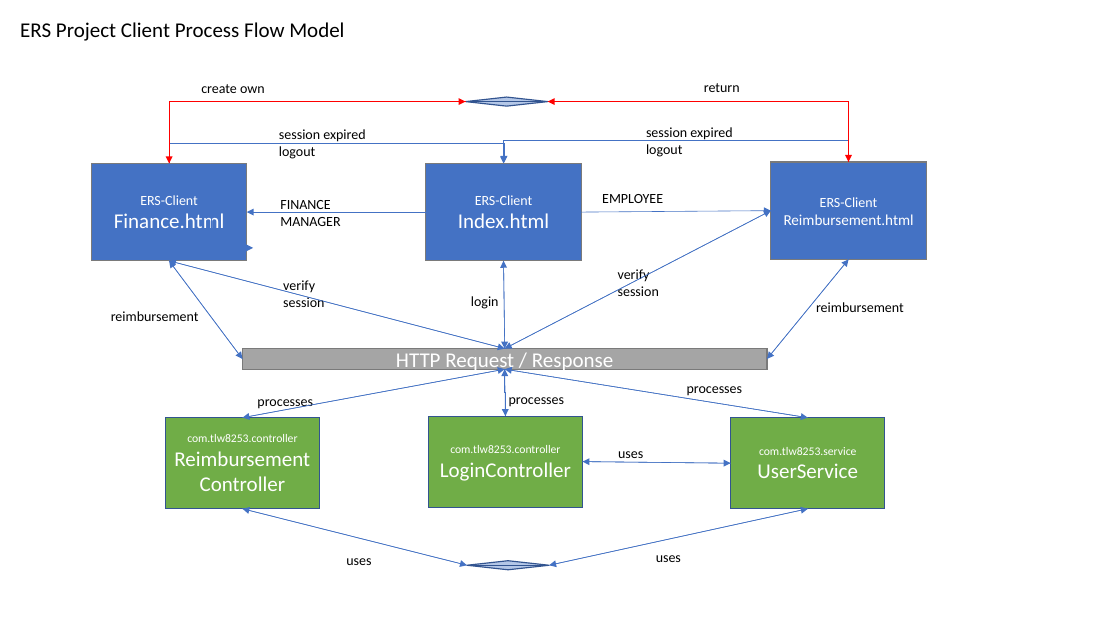
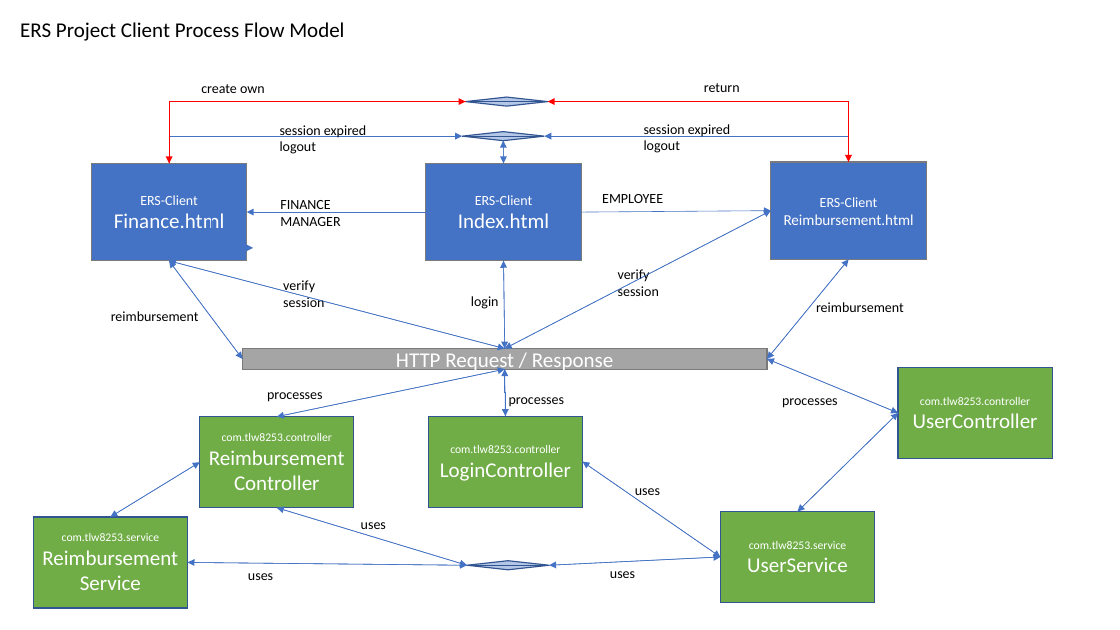
Before and after one commit to tlw8253/Expense-Reimbursement-System, a slide deck: slide 2 of docs/ERS.pptx. Drawn at 1120x630 pixels with LibreOffice and Linux fonts; fonts in the diff are those of the drawing. Boxes give left, top, right and bottom in pixels: in the first picture for what was removed or moved away, otherwise in the second. Text is boxed around its words. In the diff, an @@ line names an element or a change of style, - is before the commit and + after.

```diff
--- a/docs/ERS.pptx
+++ b/docs/ERS.pptx
@@ text "session expired": place and size @@
-text "session expired" at box(279, 129, 365, 159)
+text "session expired" at box(280, 125, 366, 154)
@@ text "session expired": place and size @@
-text "session expired" at box(646, 127, 732, 157)
+text "session expired" at box(644, 124, 730, 153)
@@ elbow arrow moved from (170, 164) - (504, 163) to (169, 163) - (462, 136) @@
@@ flow chart sort added at box(462, 132, 544, 141), fill #B4C7E7, outline #325491 1 pt @@
@@ arrow added from (503, 140) to (503, 163), #4472C4 0.5 pt @@
@@ arrow added from (503, 163) to (503, 140), #4472C4 0.5 pt @@
@@ elbow arrow moved from (849, 162) - (503, 163) to (849, 162) - (544, 136) @@
@@ arrow moved from (505, 370) - (808, 418) to (767, 359) - (898, 413) @@
@@ arrow moved from (808, 418) - (505, 370) to (898, 413) - (767, 359) @@
@@ text "processes": place and size @@
-text "processes" at box(257, 399, 313, 410)
+text "processes" at box(267, 392, 323, 402)
@@ arrow moved from (505, 370) - (243, 418) to (505, 370) - (277, 417) @@
@@ arrow moved from (243, 418) - (505, 370) to (277, 417) - (505, 370) @@
@@ text "processes": place and size @@
-text "processes" at box(687, 386, 743, 396)
+text "processes" at box(782, 398, 838, 408)
@@ rectangle added at box(898, 367, 1053, 458), fill #70AD47, outline #325491 1 pt, 10 pt, text #FFFFFF @@
+com.tlw8253.controller
+UserController
@@ rectangle "com.tlw8253.controller": place and size @@
-rectangle "com.tlw8253.controller" at box(166, 418, 320, 508)
+rectangle "com.tlw8253.controller" at box(200, 417, 355, 507)
@@ arrow added from (898, 413) to (797, 512), #4472C4 0.5 pt @@
@@ arrow added from (797, 512) to (898, 413), #4472C4 0.5 pt @@
@@ arrow added from (200, 462) to (110, 517), #4472C4 0.5 pt @@
@@ arrow added from (110, 517) to (200, 462), #4472C4 0.5 pt @@
@@ arrow moved from (582, 462) - (731, 463) to (582, 462) - (721, 557) @@
@@ arrow moved from (731, 463) - (582, 462) to (721, 557) - (582, 462) @@
@@ text "uses" rewrapped from box(656, 555, 681, 562) to box(635, 488, 660, 499) @@
@@ arrow moved from (243, 509) - (467, 565) to (277, 507) - (467, 565) @@
@@ arrow moved from (467, 565) - (243, 509) to (467, 565) - (277, 507) @@
@@ rectangle added at box(34, 517, 188, 607), fill #70AD47, outline #325491 1 pt, 18 pt, text #FFFFFF @@
+com.tlw8253.service
+ReimbursementService
@@ text "uses": place and size @@
-text "uses" at box(346, 558, 371, 565)
+text "uses" at box(361, 522, 386, 529)
@@ rectangle "com.tlw8253.service": place and size @@
-rectangle "com.tlw8253.service" at box(731, 418, 886, 508)
+rectangle "com.tlw8253.service" at box(721, 512, 875, 602)
@@ arrow added from (187, 563) to (467, 565), #4472C4 0.5 pt @@
@@ arrow added from (467, 565) to (187, 563), #4472C4 0.5 pt @@
@@ arrow moved from (549, 565) - (808, 509) to (549, 565) - (721, 557) @@
@@ arrow moved from (808, 509) - (549, 565) to (718, 557) - (549, 565) @@
@@ text "uses" rewrapped from box(618, 451, 643, 462) to box(610, 571, 635, 578) @@
@@ text added at box(248, 573, 273, 580), 12 pt, text #000000 @@
+uses
```
Also in this commit, not shown: 4 other files.
